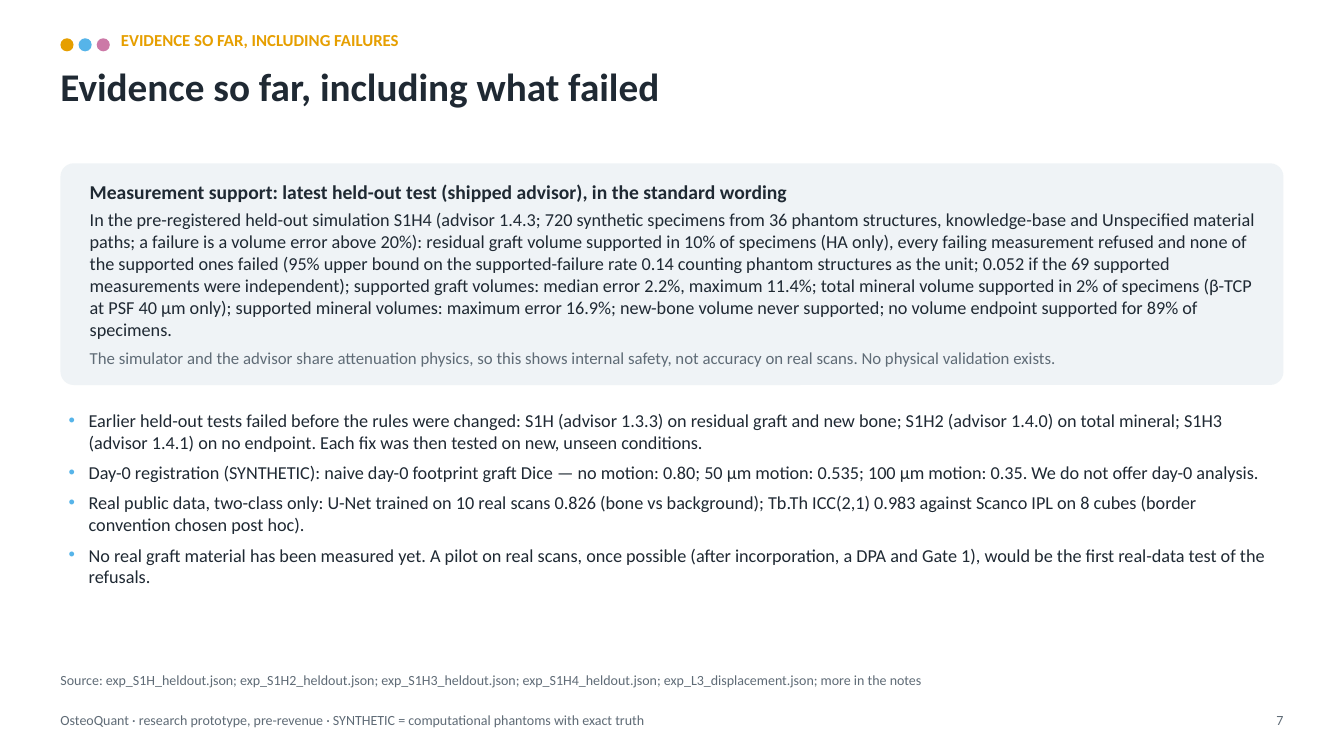
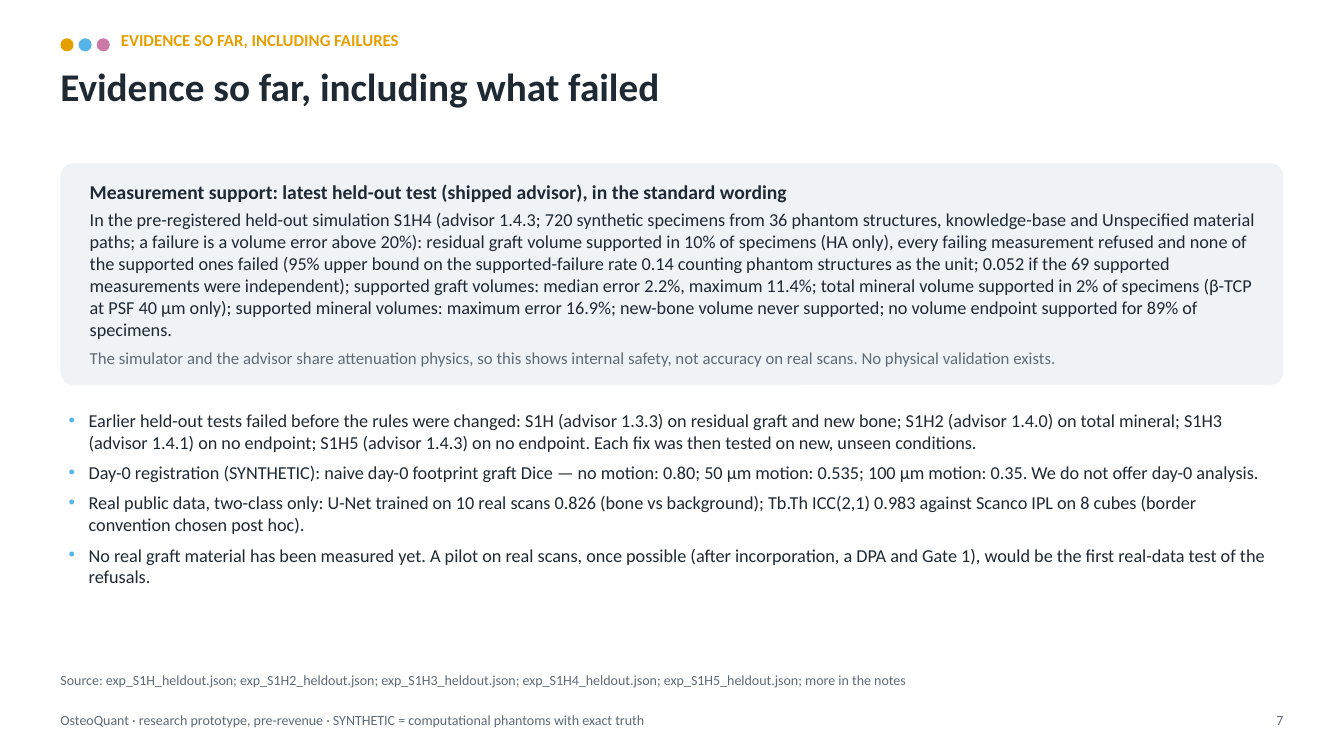
Before and after one commit to arnavhiteshpatel-cloud/playground, a slide deck: slide 7 of investor/OsteoQuant_Commercial_Pilot_Deck.pptx. Drawn at 1344x756 pixels with LibreOffice and Linux fonts; fonts in the diff are those of the drawing. Boxes give left, top, right and bottom in pixels: in the first picture for what was removed or moved away, otherwise in the second. Text is boxed around its words. In the diff, an @@ line names an element or a change of style, - is before the commit and + after.

```diff
--- a/investor/OsteoQuant_Commercial_Pilot_Deck.pptx
+++ b/investor/OsteoQuant_Commercial_Pilot_Deck.pptx
@@ text at bbox=[89, 414, 1222, 452]: text changed @@
-• Earlier held-out tests failed before the rules were changed: S1H (advisor 1.3.3) on residual graft and new bone; S1H2 (advisor 1.4.0) on total mineral; S1H3 (advisor 1.4.1) on no endpoint. Each fix was then tested on new, unseen conditions.
+• Earlier held-out tests failed before the rules were changed: S1H (advisor 1.3.3) on residual graft and new bone; S1H2 (advisor 1.4.0) on total mineral; S1H3 (advisor 1.4.1) on no endpoint; S1H5 (advisor 1.4.3) on no endpoint. Each fix was then tested on new, unseen conditions.
@@ text at bbox=[60, 675, 906, 688]: text changed @@
-Source: exp_S1H_heldout.json; exp_S1H2_heldout.json; exp_S1H3_heldout.json; exp_S1H4_heldout.json; exp_L3_displacement.json; more in the notes
+Source: exp_S1H_heldout.json; exp_S1H2_heldout.json; exp_S1H3_heldout.json; exp_S1H4_heldout.json; exp_S1H5_heldout.json; more in the notes
```
Also in this commit, not shown: 1 other slide changed, 23 other files.
